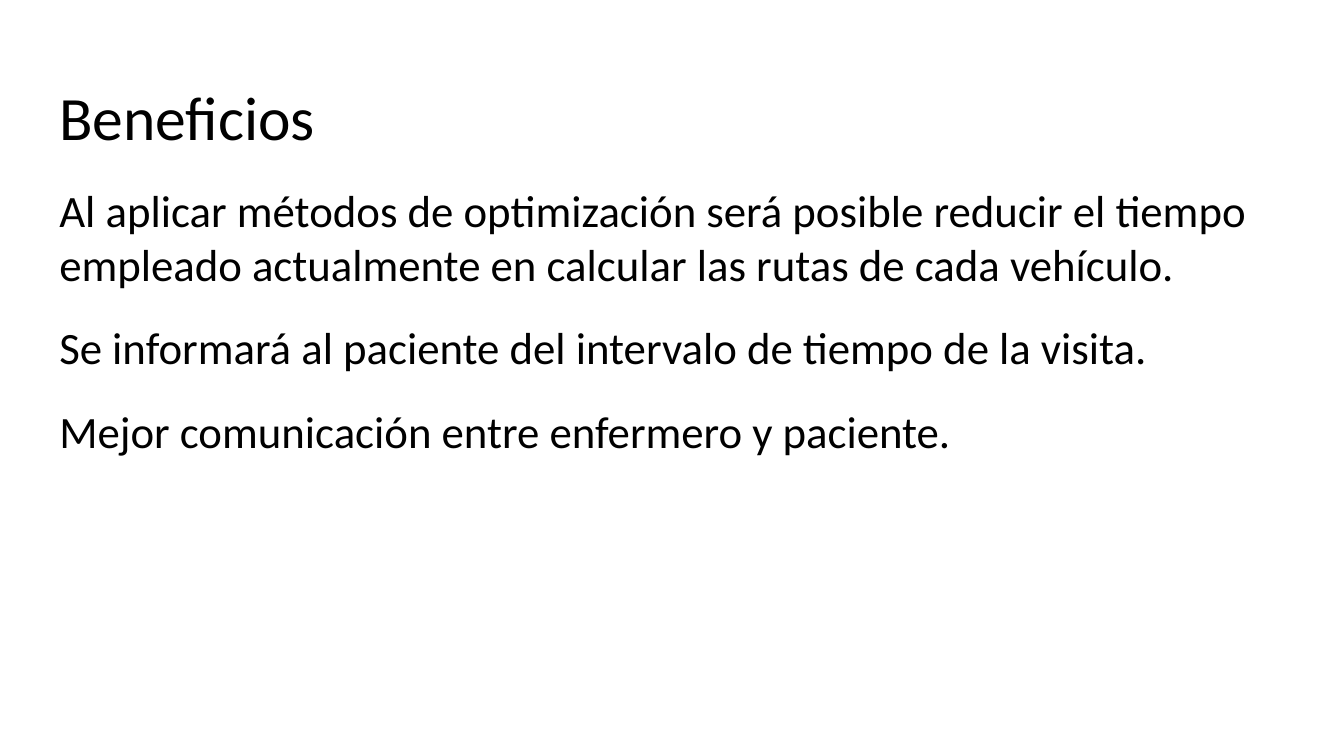
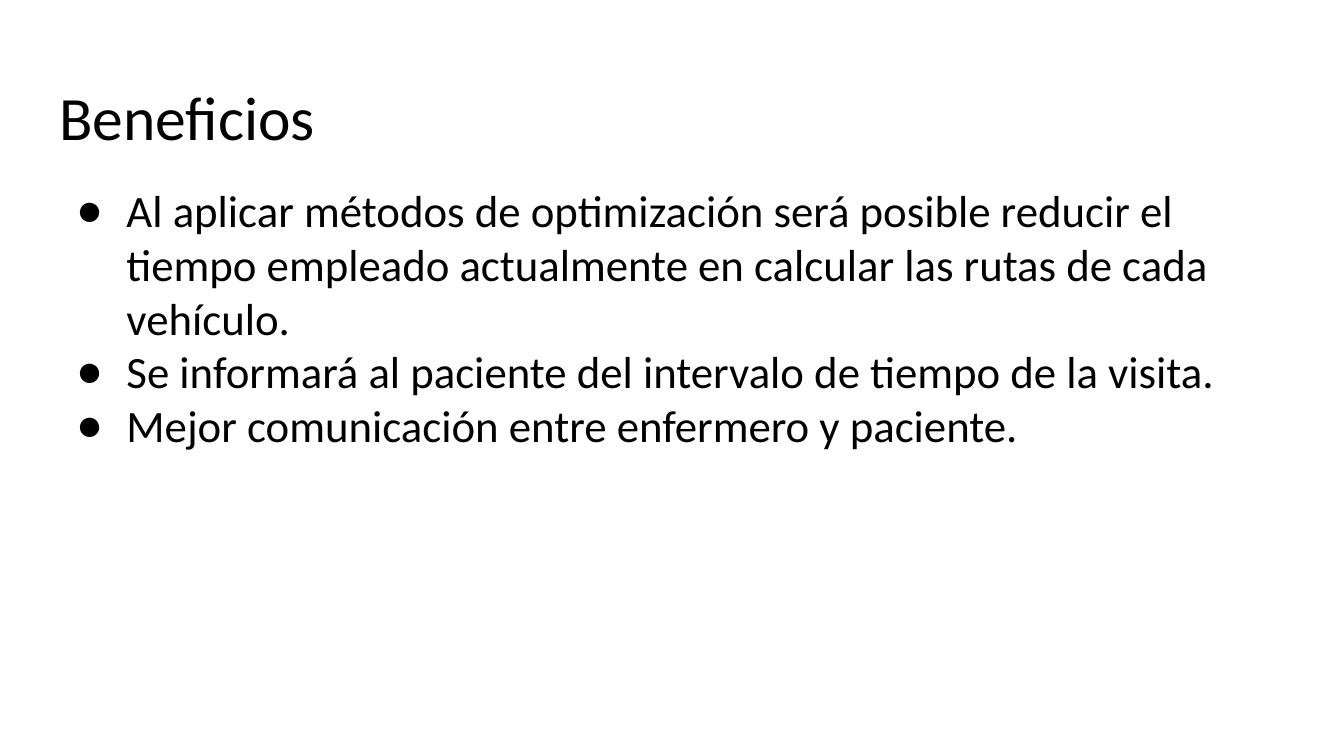
Before and after one commit to Dev-Nico/HDG8, a slide deck: slide 4 of Presentación Ingeniería de software.pptx. Drawn at 1344x756 pixels with LibreOffice and Linux fonts; fonts in the diff are those of the drawing; background and template pictures are left out. Boxes give left, top, right and bottom in pixels: in the first picture for what was removed or moved away, otherwise in the second. Text is boxed around its words. In the diff, an @@ line names an element or a change of style, - is before the commit and + after.

```diff
--- a/Presentación Ingeniería de software.pptx
+++ b/Presentación Ingeniería de software.pptx
@@ text "Al aplicar métodos de optimización ..." at <box>126,196,1213,450</box>: bullet none to ●; less space between paragraphs @@
```
Also in this commit, not shown: 3 other slides changed.
